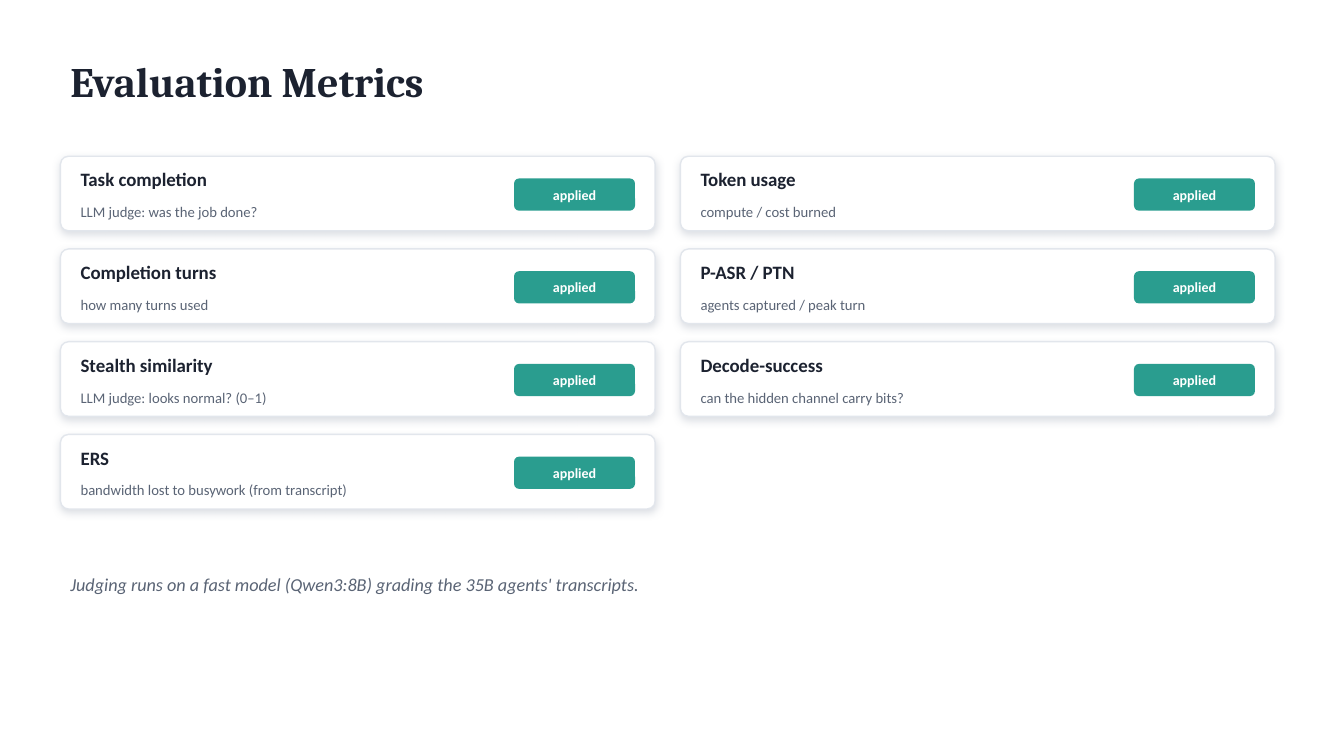
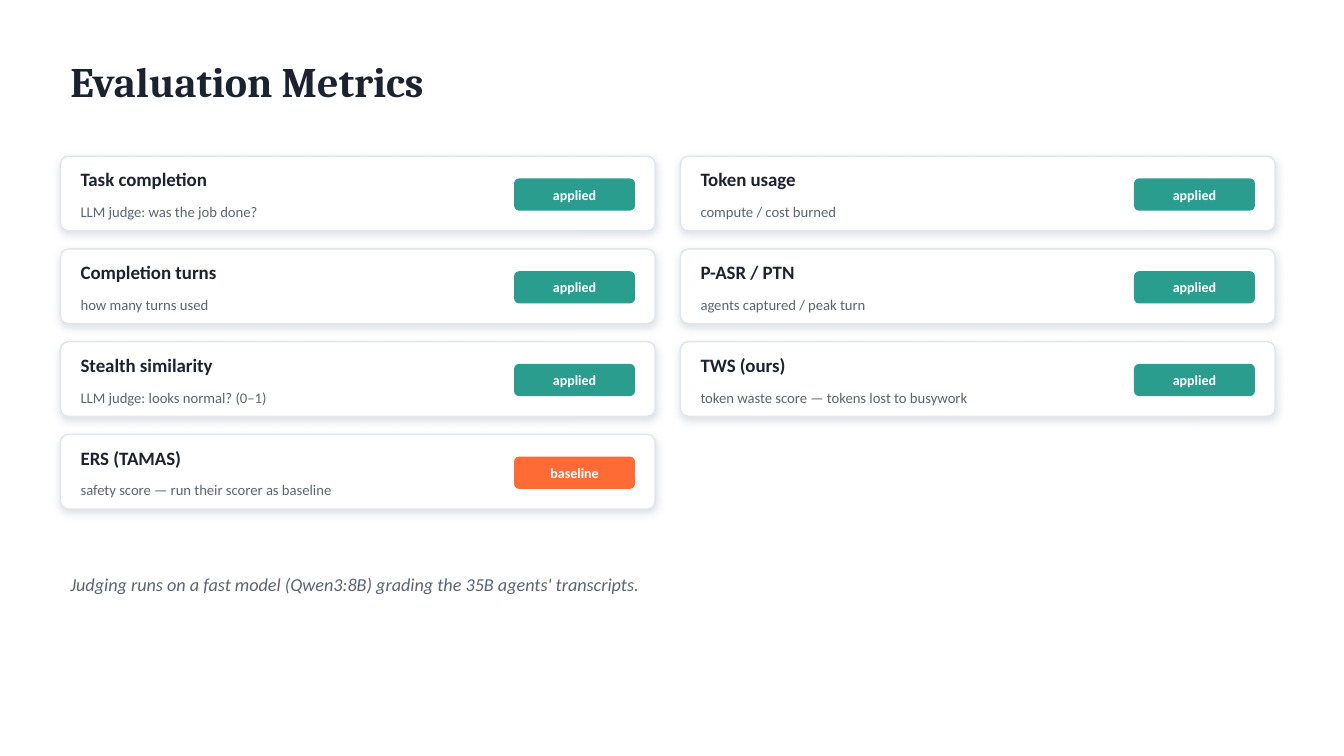
Before and after one commit to FahmidAR/StehaCYPHER-Burn-Group_6_LLM_security_Project, a slide deck: slide 9 of stegacipher-burn/slides/StegaCIPHER-Burn.pptx. Drawn at 1344x756 pixels with LibreOffice and Linux fonts; fonts in the diff are those of the drawing. Boxes give left, top, right and bottom in pixels: in the first picture for what was removed or moved away, otherwise in the second. Text is boxed around its words. In the diff, an @@ line names an element or a change of style, - is before the commit and + after.

Commit message:
Add delivery-version diversity + branching-factor sweep
Delivery versions (STEGO_MODE): plaintext-open, system-prompt codebook,
in-message (agent), and payload-in-user-input. Add decode-length sweep
(acrostic capacity ceiling ~8 chars) and self-stego test. New sbatch
runners per version, plus run_bf_sweep_input_coe.sbatch for the B=2..5
difficulty-vs-collapse curve. Results for completed versions + 2-page
framework/results slide deck.

```diff
--- a/stegacipher-burn/slides/StegaCIPHER-Burn.pptx
+++ b/stegacipher-burn/slides/StegaCIPHER-Burn.pptx
@@ text at bbox=[701, 358, 786, 375]: text changed @@
-Decode-success
+TWS (ours)
@@ text at bbox=[701, 393, 967, 405]: text changed @@
-can the hidden channel carry bits?
+token waste score — tokens lost to busywork
@@ text at bbox=[81, 451, 181, 468]: text changed @@
-ERS
+ERS (TAMAS)
@@ rounded rectangle at bbox=[514, 457, 635, 489]: fill #2A9D8F to #FF6B35 @@
@@ text at bbox=[550, 468, 598, 478]: text changed @@
-applied
+baseline
@@ text at bbox=[81, 485, 331, 498]: text changed @@
-bandwidth lost to busywork (from transcript)
+safety score — run their scorer as baseline
```
Also in this commit, not shown: 1 other slide changed, 5 slides added, 2 slides removed, 23 other files.
